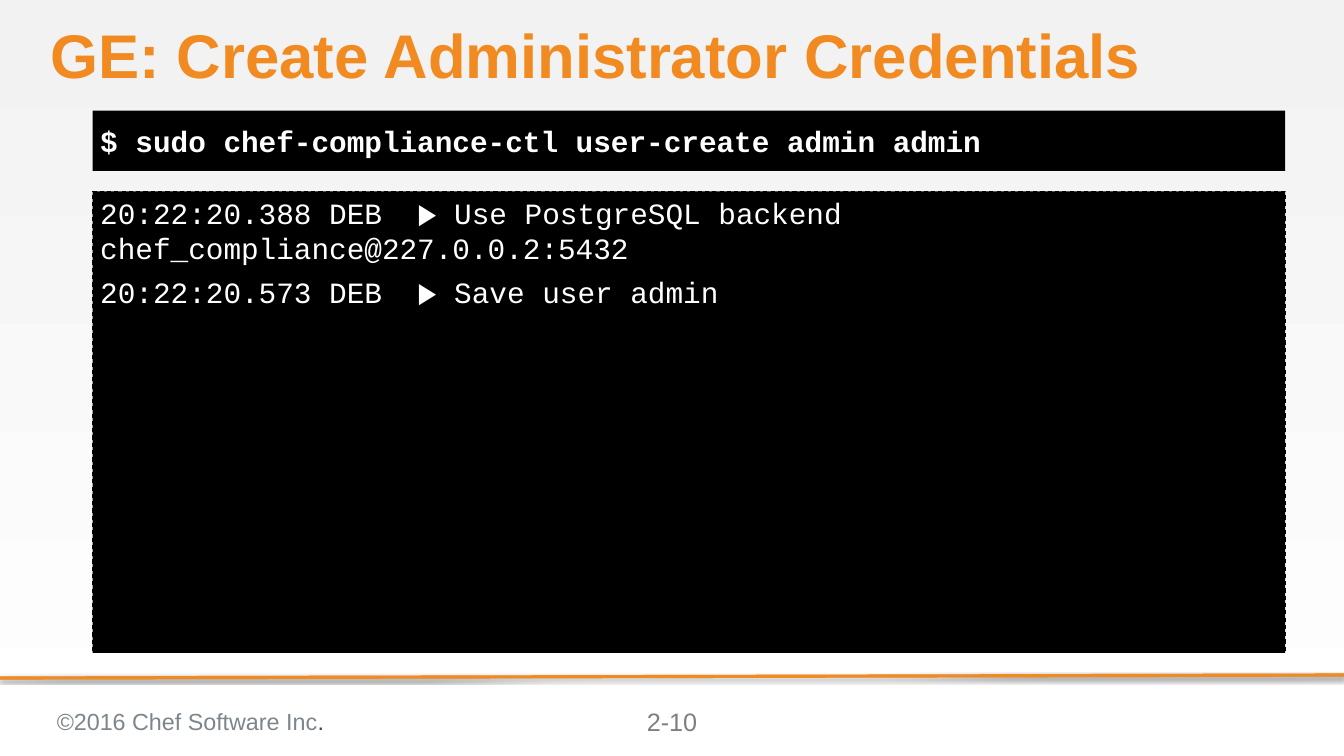
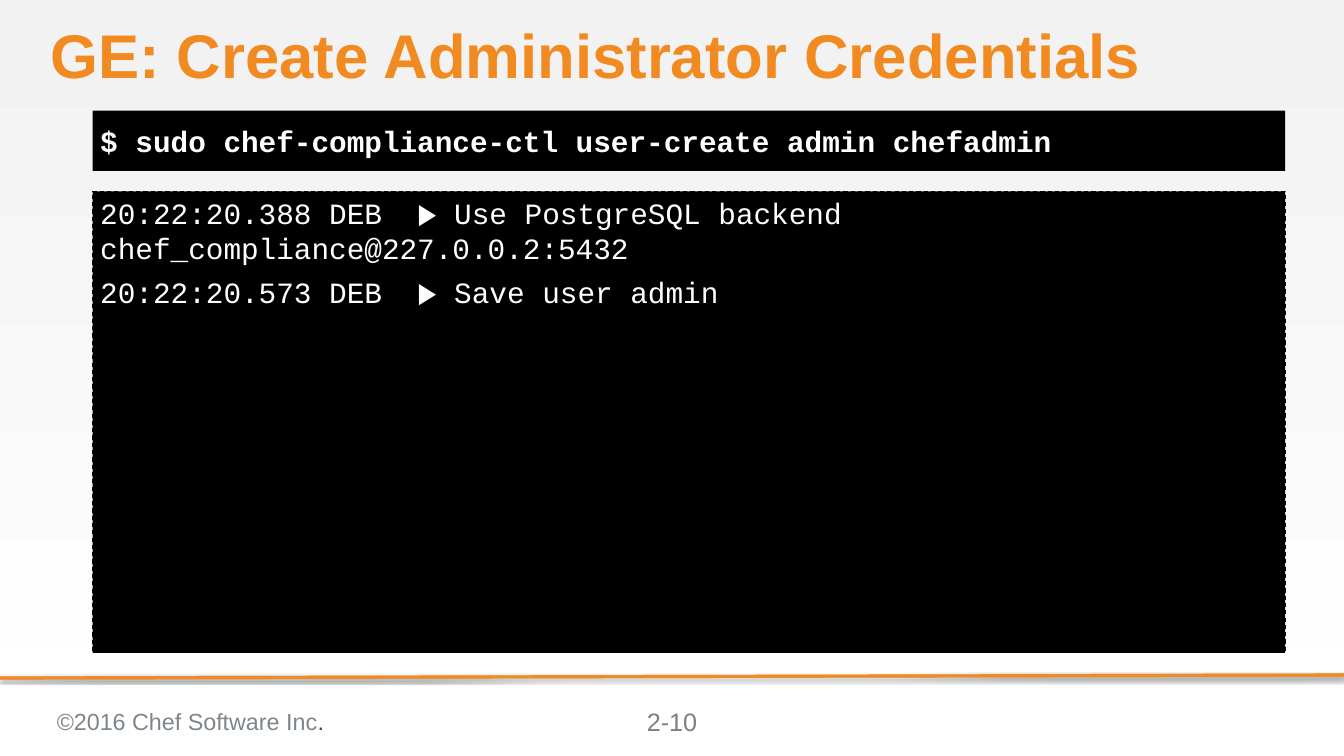
Before and after one commit to bchamby/chef-compliance-installation-configuration-operation, a slide deck: slide 10 of 02-Install.pptx. Drawn at 1344x756 pixels with LibreOffice and Linux fonts; fonts in the diff are those of the drawing; background and template pictures are left out. Boxes give left, top, right and bottom in pixels: in the first picture for what was removed or moved away, otherwise in the second. Text is boxed around its words. In the diff, an @@ line names an element or a change of style, - is before the commit and + after.

```diff
--- a/02-Install.pptx
+++ b/02-Install.pptx
@@ text at [135, 131, 1052, 158]: text changed @@
-$ sudo chef-compliance-ctl user-create admin admin
+$ sudo chef-compliance-ctl user-create admin chefadmin
```
Also in this commit, not shown: 2 other slides changed.
